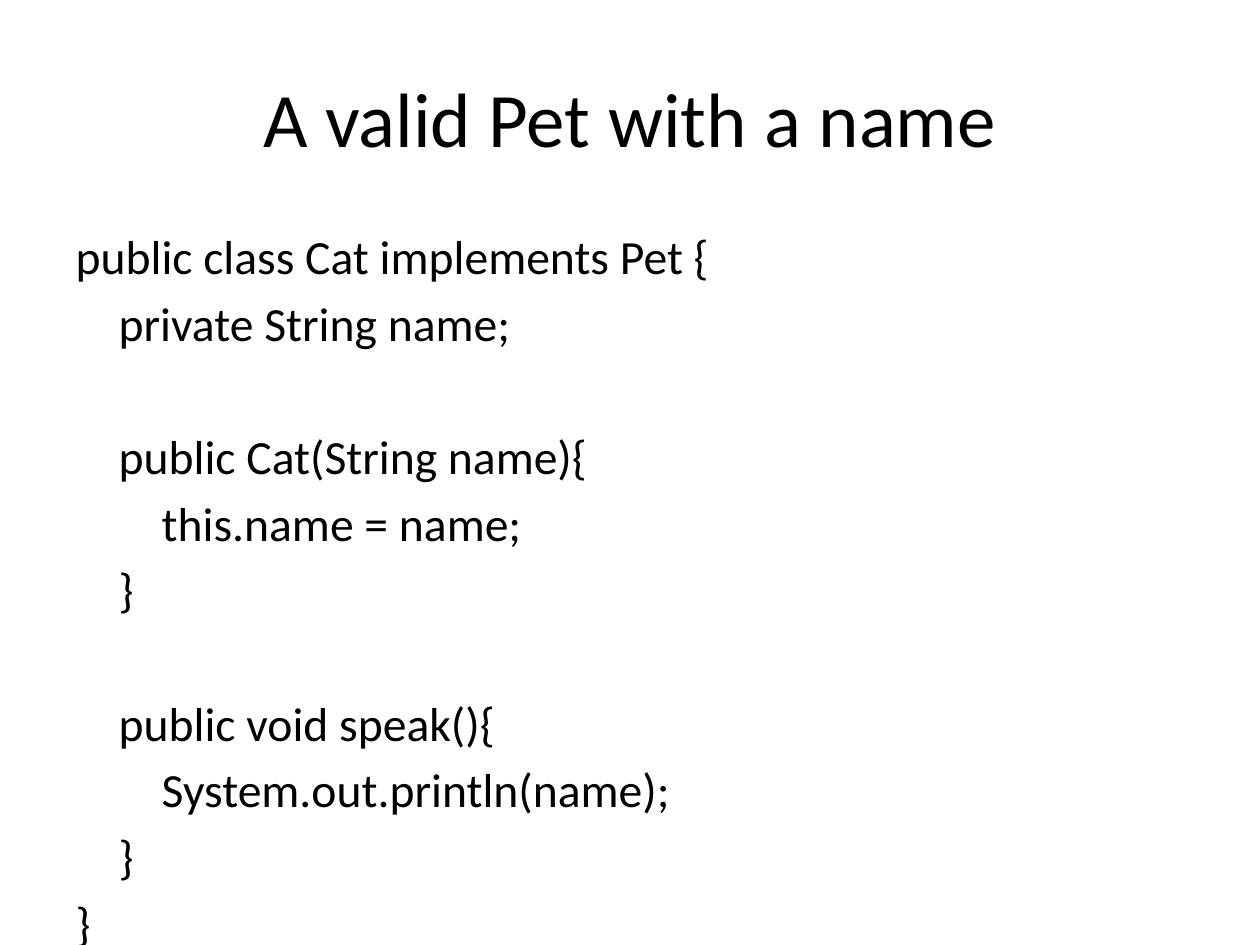
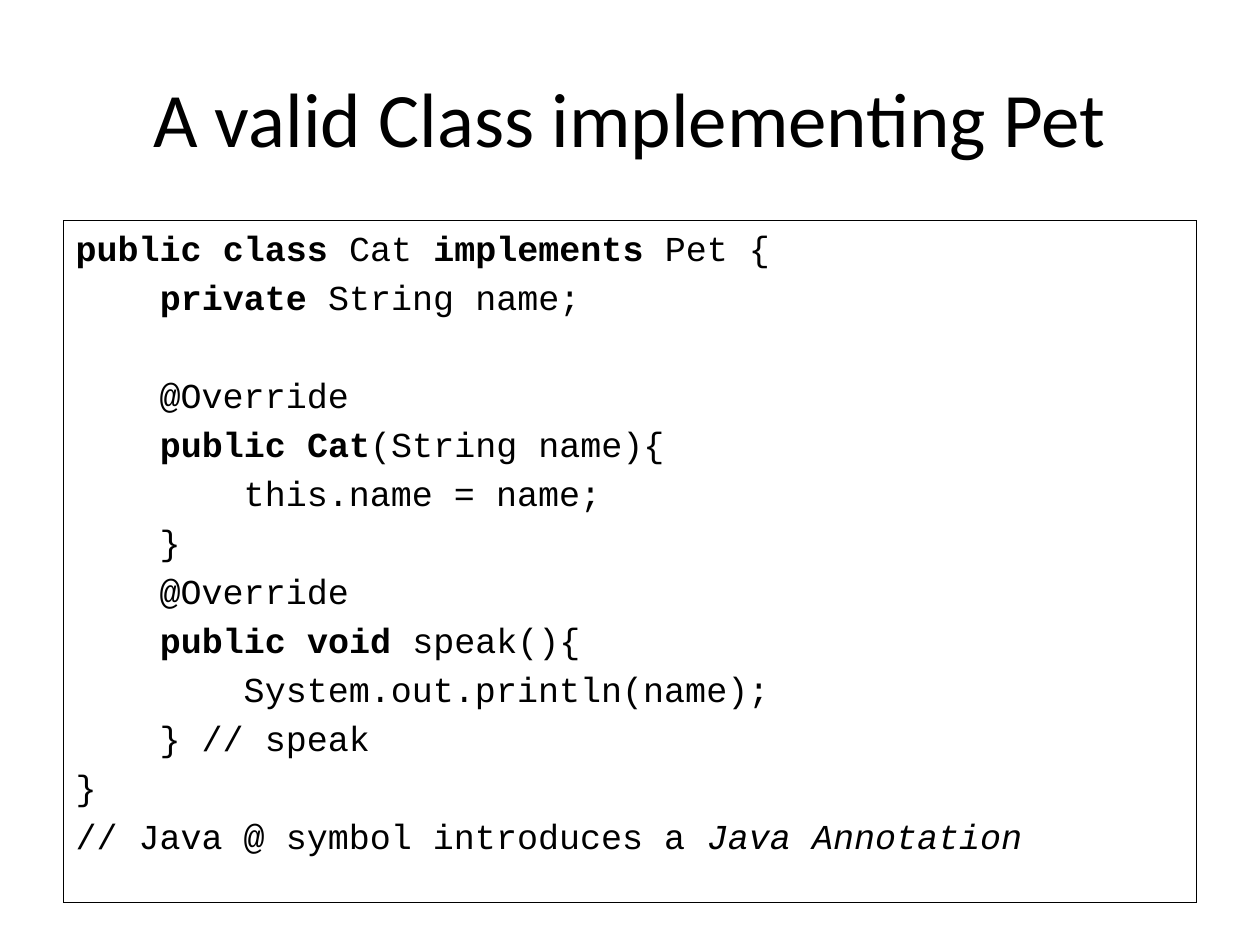
Before and after one commit to RHIT-CSSE/csse220, a slide deck: slide 20 of ClassMaterials/Interfaces/Slides/Interfaces.pptx (slide 18 before the commit). Drawn at 1260x945 pixels with LibreOffice and Linux fonts; fonts in the diff are those of the drawing. Boxes give left, top, right and bottom in pixels: in the first picture for what was removed or moved away, otherwise in the second. Text is boxed around its words. In the diff, an @@ line names an element or a change of style, - is before the commit and + after.

```diff
--- a/ClassMaterials/Interfaces/Slides/Interfaces.pptx
+++ b/ClassMaterials/Interfaces/Slides/Interfaces.pptx
@@ title at (153, 93, 1106, 161): text changed @@
-A valid Pet with a name
+A valid Class implementing Pet
@@ text "public class Cat implements Pet ...": place and size @@
-text "public class Cat implements Pet ..." at (76, 241, 683, 815)
+text "public class Cat implements Pet ..." at (63, 220, 1197, 903)
@@ text "public class Cat implements Pet ..." at (63, 220, 1197, 903): outline none to #000000 0.75 pt @@
@@ text at (76, 237, 770, 710): size 27.2 to 20 pt, font Calibri to Courier New in "public class Cat implements Pet {", "private String name;", "public Cat(String name){", "this.name = name;" and 4 more places; bold on in "public class implements", "private", "public Cat(String", "public void"; less space between paragraphs @@
@@ text at (160, 384, 349, 413): paragraph added @@
+@Override
@@ text at (160, 580, 349, 609): paragraph added @@
+@Override
@@ text at (265, 727, 370, 759): paragraph added @@
+} // speak
@@ text at (139, 825, 1022, 857): text changed; size 27.2 to 20 pt; font Calibri to Courier New @@
-}
+// Java @ symbol introduces a Java Annotation
```
Also in this commit, not shown: 19 other slides changed, 4 slides added, 3 slides removed.
